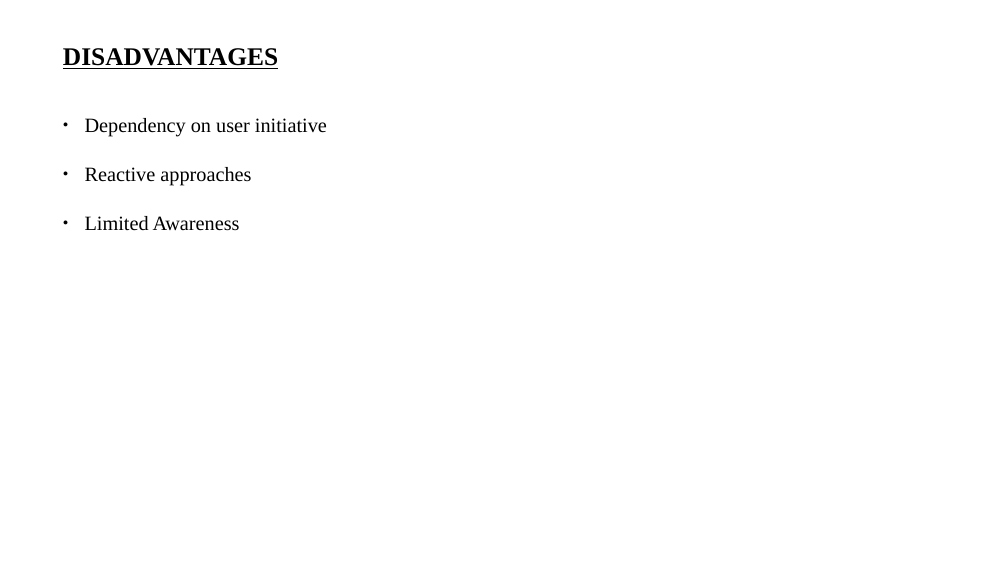
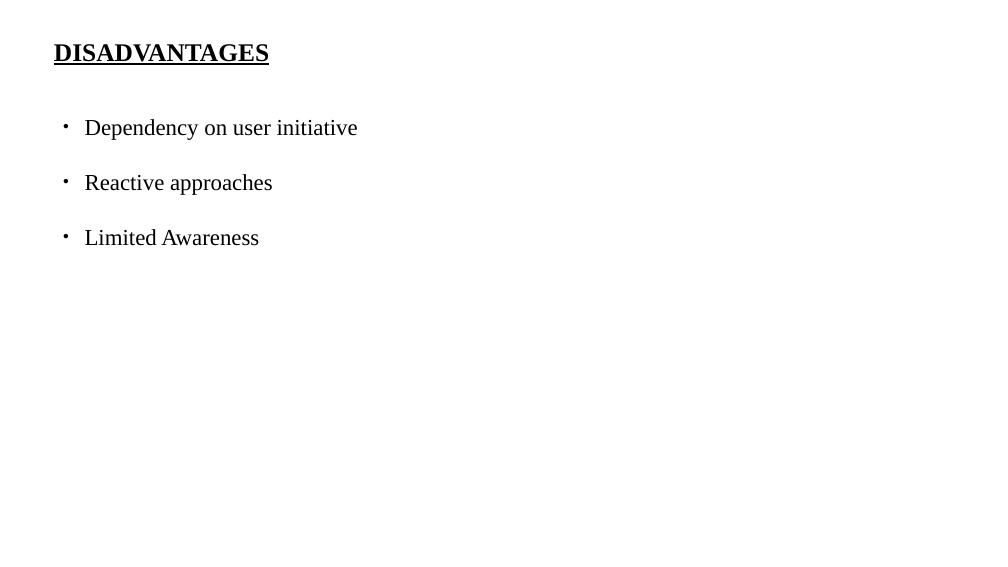
Before and after one commit to ihsanul1234/mini_project_ppt, a slide deck: slide 9 of 14.odp. Drawn at 1008x567 pixels with LibreOffice and Linux fonts; fonts in the diff are those of the drawing. Boxes give left, top, right and bottom in pixels: in the first picture for what was removed or moved away, otherwise in the second. Text is boxed around its words. In the diff, an @@ line names an element or a change of style, - is before the commit and + after.

```diff
--- a/14.odp
+++ b/14.odp
@@ text "DISADVANTAGES" moved from (x1=63, y1=48, x2=278, y2=69) to (x1=54, y1=44, x2=269, y2=65) @@
@@ text "Dependency on user initiative" at (x1=85, y1=119, x2=358, y2=246): size 16 to 18 pt @@
```
Also in this commit, not shown: 4 other slides changed.
